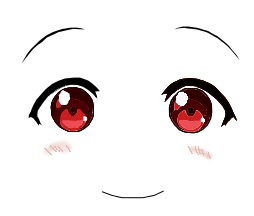
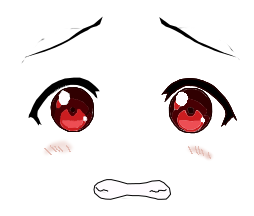
Layers edited between the first and the second 254 × 216 image:
painted on "molde" over [22, 16, 240, 200]
added layer "molde color" above "cara triste.jpg" over [94, 179, 171, 200]
